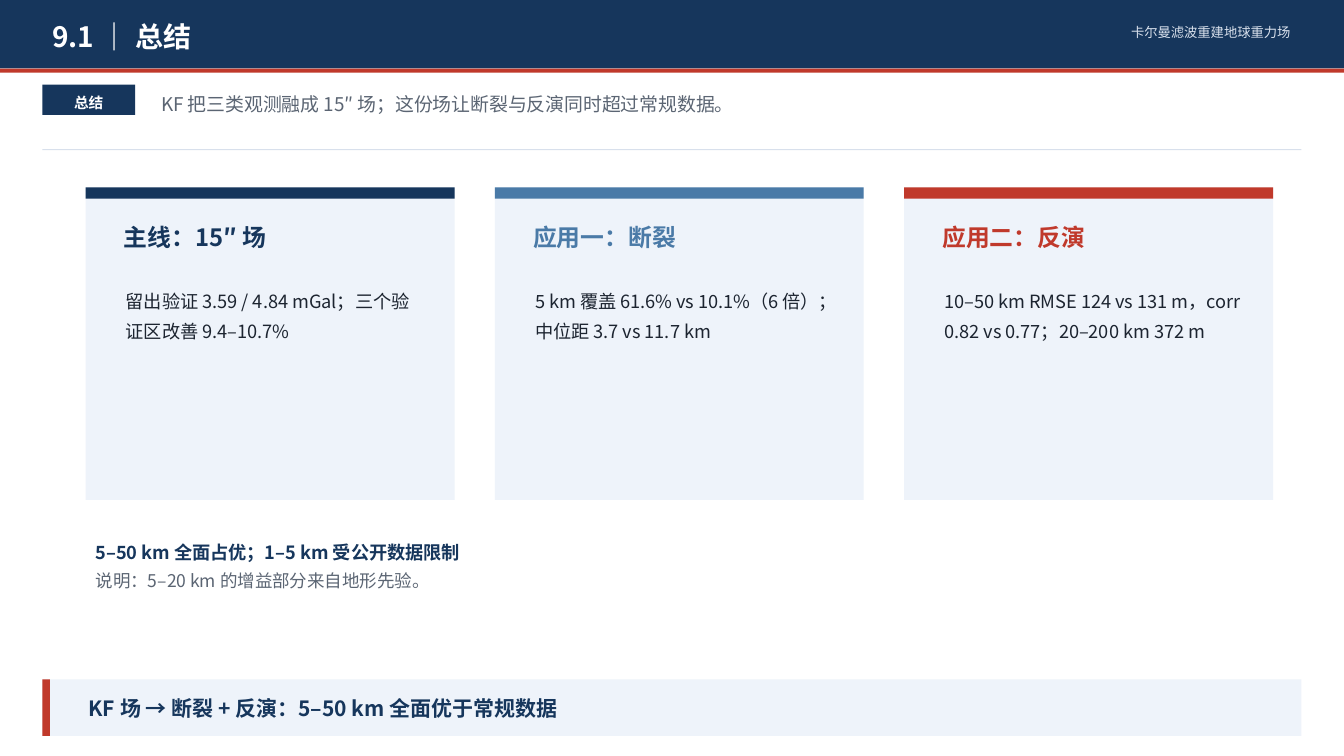
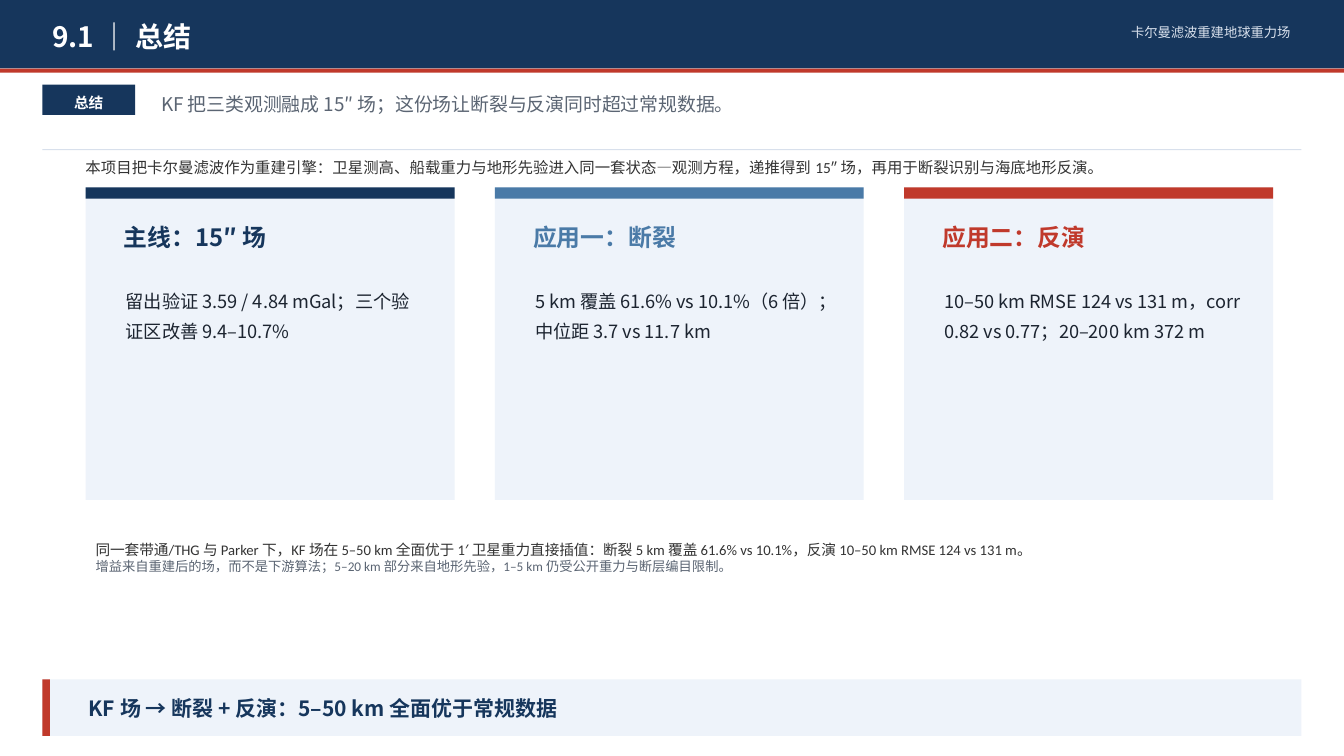
Before and after one commit to shuyunkai/kalman_gravity, a slide deck: slide 24 of ppt/卡尔曼滤波重建地球重力场_含研究内容.pptx. Drawn at 1344x756 pixels with LibreOffice and Linux fonts; fonts in the diff are those of the drawing. Boxes give left, top, right and bottom in pixels: in the first picture for what was removed or moved away, otherwise in the second. Text is boxed around its words. In the diff, an @@ line names an element or a change of style, - is before the commit and + after.

```diff
--- a/ppt/卡尔曼滤波重建地球重力场_含研究内容.pptx
+++ b/ppt/卡尔曼滤波重建地球重力场_含研究内容.pptx
@@ text added at (85,160,1103,175), 11 pt, text #333333 @@
+本项目把卡尔曼滤波作为重建引擎：卫星测高、船载重力与地形先验进入同一套状态—观测方程，递推得到 15″ 场，再用于断裂识别与海底地形反演。
@@ text at (96,542,1032,573): text changed; size 13 to 10.5 pt; font Noto Sans CJK SC to Calibri; text colour #16365C to #333333; bold off @@
-5–50 km 全面占优；1–5 km 受公开数据限制
-说明：5–20 km 的增益部分来自地形先验。
+同一套带通/THG 与 Parker 下，KF 场在 5–50 km 全面优于 1′ 卫星重力直接插值：断裂 5 km 覆盖 61.6% vs 10.1%，反演 10–50 km RMSE 124 vs 131 m。
+增益来自重建后的场，而不是下游算法；5–20 km 部分来自地形先验，1–5 km 仍受公开重力与断层编目限制。
```
Also in this commit, not shown: 1 other file.
